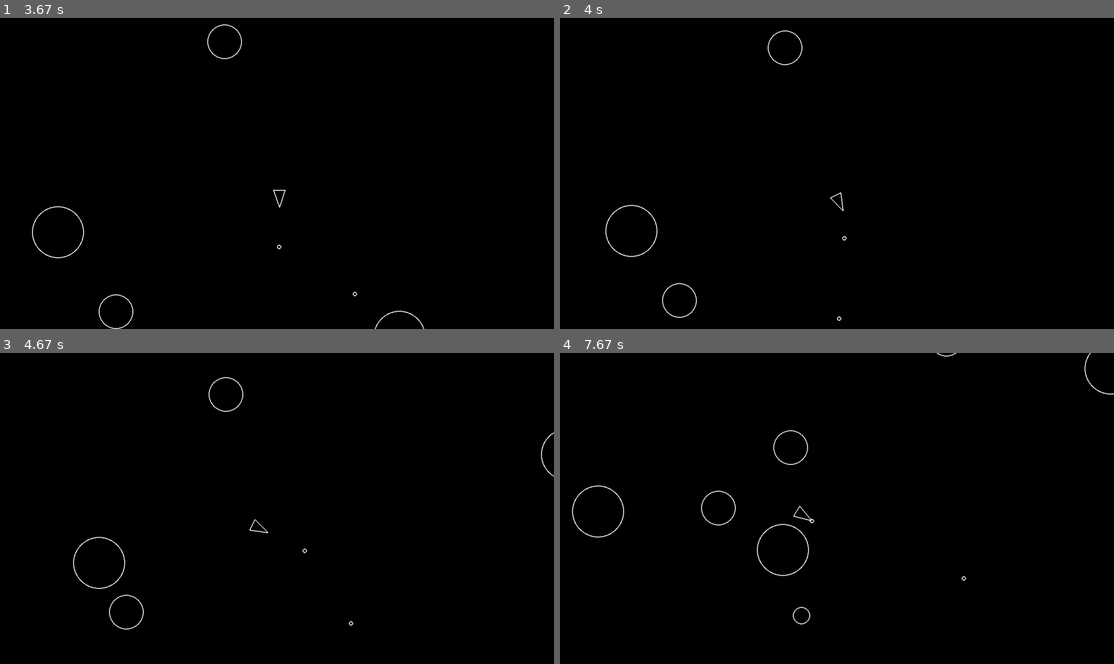
Above: before the commit, frames 1-4 (two rows, left to right).
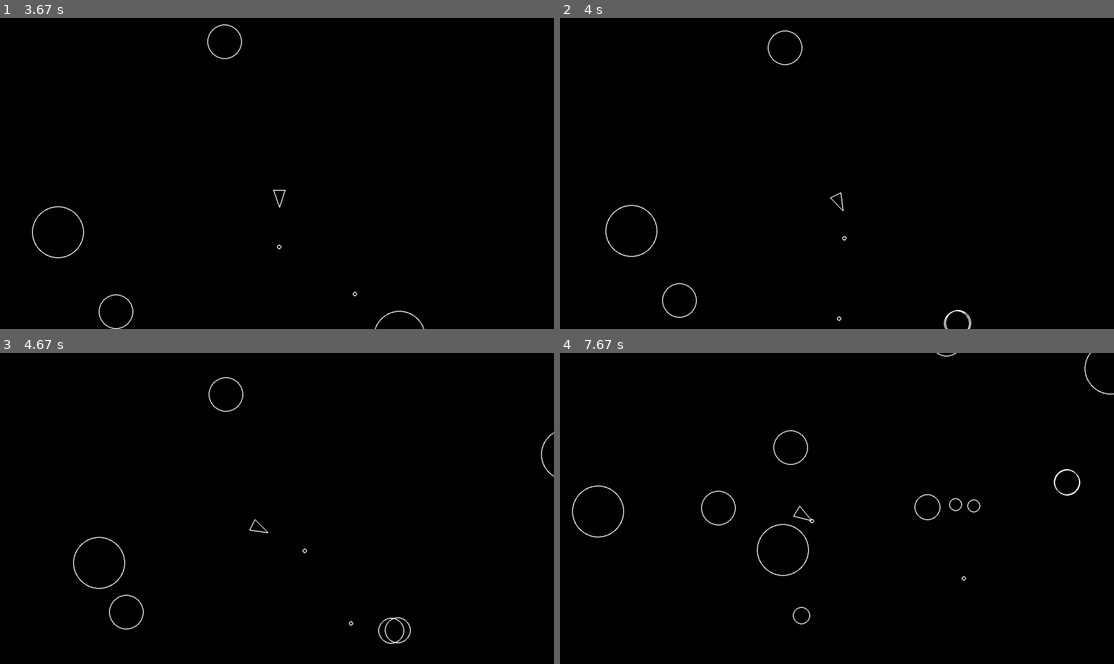
Above: after the commit, the same moments.

Repository: tianist/Asteroids-Pygame
Game: pygame game, started from main.py
Two runs of this game, one before a commit and one after it. Both use one fixed random seed, a clock stepped at 60 frames per second and the inputs below.
Inputs:
- Up to frame 1 (3.67 s): tap Space at 0.33, 0.73, 1.03, 1.23, 1.57, 1.87, 2.07, 2.37, 2.63, 2.97, 3.27, 3.4 s; hold D 0.67-1.13 s; hold W 1.17-1.47 s; hold D 1.5-1.97 s; hold A 2-2.53 s; hold S 2.57-2.87 s; hold A 2.9-3.3 s; hold W from 3.33 s (still down)
- Up to frame 2 (4 s): release W at 3.7 s; hold D from 3.73 s (still down); tap Space at 3.8 s
- Up to frame 3 (4.67 s): tap Space at 4.1, 4.47 s; release D at 4.37 s; hold S from 4.4 s (still down)
- Up to frame 4 (7.67 s): release S at 4.77 s; hold A 4.8-5.27 s; tap Space at 4.87, 5.17, 5.37, 5.67, 5.87, 6.2, 6.5, 6.7, 7, 7.27, 7.6 s; hold D 5.3-5.77 s; hold W 5.8-6.1 s; hold D 6.13-6.6 s; hold A 6.63-7.17 s; hold S 7.2-7.5 s; hold S from 7.53 s (still down)

Frame 1 is identical in both runs. In frame 2, less than 0.1% of the frame differs, in the area x 69-75%, y 93-100%; in frame 3, 0.1%; in frame 4, 0.2%, in the area x 63-94%, y 37-54%.

Commit message:
Game has base functionality, splits asteroids, game overs on hitting

Diff:
--- a/asteroid.py
+++ b/asteroid.py
@@ -1,5 +1,5 @@
 from circleshape import CircleShape
-from constants import SCREEN_WIDTH, SCREEN_HEIGHT, LINE_WIDTH
+from constants import SCREEN_WIDTH, SCREEN_HEIGHT, LINE_WIDTH, ASTEROID_MIN_RADIUS
 import pygame
 
 class Asteroid(CircleShape):
@@ -11,3 +11,10 @@
 
     def update(self, dt):
         self.position += self.velocity * dt
+
+    def split(self):
+        self.kill()
+        if self.radius > ASTEROID_MIN_RADIUS:
+            for i in range(2):
+                new_asteroid = Asteroid(self.position.x, self.position.y, self.radius / 2)
+                new_asteroid.velocity = self.velocity.rotate(10 * i)
--- a/main.py
+++ b/main.py
@@ -39,8 +39,8 @@
         for asteroid in asteroids:
             for shot in shots:
                 if asteroid.collides_with(shot):
-                    log_event("asteroid_shot")
-                    asteroid.kill()
+                    log_event("asteroid_split")
+                    asteroid.split()
                     shot.kill()
         log_state()
         pygame.display.flip()
Not shown, changed: game_events.jsonl
